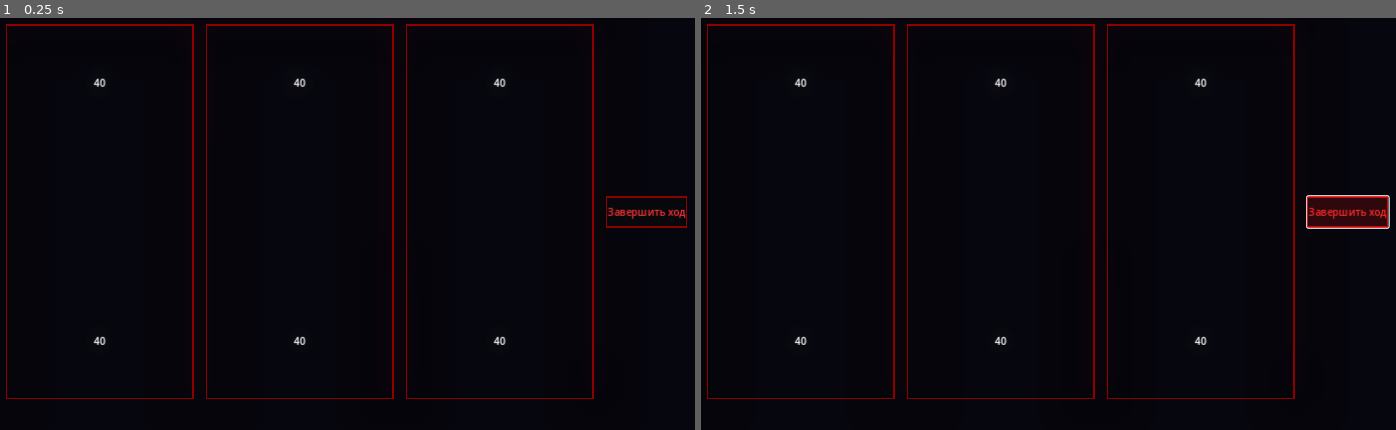
Above: before the commit, frames 1-2 (left to right).
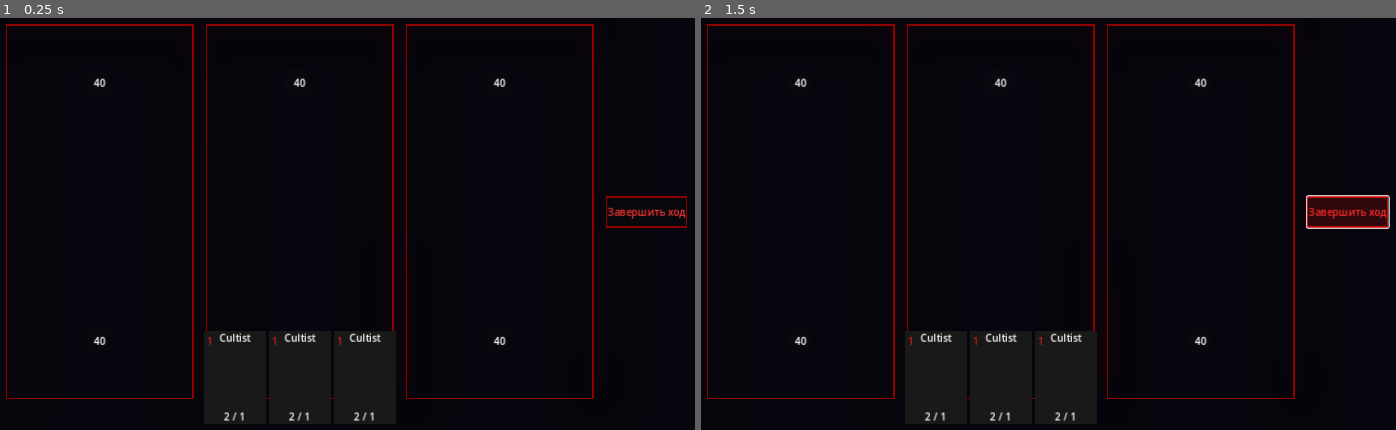
Above: after the commit, the same moments.

Repository: Lassus01/sushestvo
Game: Godot game, scene res://scenes/Combat/CombatScene.tscn
Same seed, same stepped clock (60 frames per second), same inputs: the game is played once before the commit and once after it. This scene is started directly instead of the project's main scene.
Inputs:
- Up to frame 1 (0.25 s): no input
- Up to frame 2 (1.5 s): click "Завершить ход" at 0.5 s; click "Завершить ход" at 1.25 s

The runs differ from the first frame. In frame 1, 0.5% of the frame differs, in the area x 29-57%, y 75-98%; in frame 2, 0.5%.

Commit message:
🎨 Palette: Roadmap stage implementation (resources, drag/drop, dialogic base)
Co-authored-by: Lassus01 <146187747+Lassus01@users.noreply.github.com>

Diff:
--- /dev/null
+++ b/resources/cards/Cultist.tres
@@ -0,0 +1,11 @@
+[gd_resource type="Resource" script_class="CardResource" load_steps=2 format=3 uid="uid://cxab35g"]
+
+[ext_resource type="Script" path="res://src/CardResource.gd" id="1_1"]
+
+[resource]
+script = ExtResource("1_1")
+card_name = "Cultist"
+blood_cost = 1
+attack = 2
+health = 1
+traits = Array[String]([])
--- /dev/null
+++ b/scenes/Combat/CardVisual.tscn
@@ -0,0 +1,74 @@
+[gd_scene load_steps=2 format=3 uid="uid://df7k3m9"]
+
+[ext_resource type="Script" path="res://src/CardVisual.gd" id="1_a2b3"]
+
+[node name="CardVisual" type="Control"]
+custom_minimum_size = Vector2(100, 150)
+layout_mode = 3
+anchors_preset = 0
+script = ExtResource("1_a2b3")
+
+[node name="Background" type="ColorRect" parent="."]
+layout_mode = 1
+anchors_preset = 15
+anchor_right = 1.0
+anchor_bottom = 1.0
+grow_horizontal = 2
+grow_vertical = 2
+color = Color(0.1, 0.1, 0.1, 1)
+
+[node name="NameLabel" type="Label" parent="."]
+layout_mode = 1
+anchors_preset = 10
+anchor_right = 1.0
+offset_bottom = 23.0
+grow_horizontal = 2
+text = "Card Name"
+horizontal_alignment = 1
+
+[node name="CostLabel" type="Label" parent="."]
+layout_mode = 0
+offset_left = 5.0
+offset_top = 5.0
+offset_right = 45.0
+offset_bottom = 28.0
+theme_override_colors/font_color = Color(0.8, 0.1, 0.1, 1)
+text = "1"
+
+[node name="Art" type="TextureRect" parent="."]
+layout_mode = 1
+anchors_preset = 8
+anchor_left = 0.5
+anchor_top = 0.5
+anchor_right = 0.5
+anchor_bottom = 0.5
+offset_left = -40.0
+offset_top = -40.0
+offset_right = 40.0
+offset_bottom = 40.0
+grow_horizontal = 2
+grow_vertical = 2
+expand_mode = 1
+
+[node name="StatsContainer" type="HBoxContainer" parent="."]
+layout_mode = 1
+anchors_preset = 12
+anchor_top = 1.0
+anchor_right = 1.0
+anchor_bottom = 1.0
+offset_top = -25.0
+grow_horizontal = 2
+grow_vertical = 0
+alignment = 1
+
+[node name="AttackLabel" type="Label" parent="StatsContainer"]
+layout_mode = 2
+text = "1"
+
+[node name="Separator" type="Label" parent="StatsContainer"]
+layout_mode = 2
+text = "/"
+
+[node name="HealthLabel" type="Label" parent="StatsContainer"]
+layout_mode = 2
+text = "1"
--- a/scenes/Combat/CombatScene.tscn
+++ b/scenes/Combat/CombatScene.tscn
@@ -1,6 +1,7 @@
 [gd_scene load_steps=3 format=3 uid="uid://ccb2n0n814"]
 
 [ext_resource type="PackedScene" uid="uid://bcb1n0n813" path="res://scenes/Combat/BoardController.tscn" id="1_clt1"]
+[ext_resource type="Script" path="res://scenes/Combat/HandContainer.gd" id="2_hand_script"]
 
 [sub_resource type="Environment" id="Environment_1"]
 background_mode = 3
@@ -56,6 +57,7 @@
 [node name="PlayerUI" type="CanvasLayer" parent="."]
 
 [node name="HandContainer" type="HBoxContainer" parent="PlayerUI"]
+script = ExtResource("2_hand_script")
 anchors_preset = 7
 anchor_left = 0.5
 anchor_top = 1.0
--- /dev/null
+++ b/scenes/Combat/HandContainer.gd
@@ -0,0 +1,10 @@
+extends HBoxContainer
+
+func _ready():
+	# Placeholder: spawn some test cards
+	var test_card = load("res://resources/cards/Cultist.tres")
+	if test_card:
+		for i in range(3):
+			var visual = preload("res://scenes/Combat/CardVisual.tscn").instantiate()
+			visual.setup(test_card)
+			add_child(visual)
--- /dev/null
+++ b/scenes/Combat/Minion.tscn
@@ -0,0 +1,36 @@
+[gd_scene load_steps=2 format=3 uid="uid://d3m7k9a"]
+
+[ext_resource type="Script" path="res://src/Minion.gd" id="1_m3n9"]
+
+[node name="Minion" type="PanelContainer"]
+custom_minimum_size = Vector2(80, 120)
+script = ExtResource("1_m3n9")
+
+[node name="VBox" type="VBoxContainer" parent="."]
+layout_mode = 2
+
+[node name="Name" type="Label" parent="VBox"]
+layout_mode = 2
+text = "Minion"
+horizontal_alignment = 1
+
+[node name="Art" type="ColorRect" parent="VBox"]
+custom_minimum_size = Vector2(0, 40)
+layout_mode = 2
+color = Color(0.2, 0.2, 0.2, 1)
+
+[node name="HBox" type="HBoxContainer" parent="VBox"]
+layout_mode = 2
+alignment = 1
+
+[node name="Attack" type="Label" parent="VBox/HBox"]
+layout_mode = 2
+text = "1"
+
+[node name="Sep" type="Label" parent="VBox/HBox"]
+layout_mode = 2
+text = "/"
+
+[node name="Health" type="Label" parent="VBox/HBox"]
+layout_mode = 2
+text = "1"
--- a/src/BoardController.gd
+++ b/src/BoardController.gd
@@ -43,29 +43,30 @@
 			minion.prepare_for_turn()
 	_update_ui()
 
-func can_play_card(card_data: Dictionary, is_player: bool) -> bool:
+func can_play_card(card_data, is_player: bool) -> bool:
 	if is_player:
-		if current_mana < card_data.cost:
+		if current_mana < card_data.blood_cost:
 			return false
 		if player_minions.size() >= max_minions:
 			return false
 	return true
 
-func play_card(card_data: Dictionary, is_player: bool) -> void:
+func play_card(card_data, is_player: bool) -> void:
 	if not can_play_card(card_data, is_player):
 		return
 
 	if is_player:
-		current_mana -= card_data.cost
+		current_mana -= card_data.blood_cost
 
-	# Инстанцируем визуальный узел карты (заглушка)
-	# var minion_node = preload("res://scenes/Combat/Minion.tscn").instantiate()
-	# minion_node.setup(card_data)
+	var minion_node = preload("res://scenes/Combat/Minion.tscn").instantiate()
+	minion_node.setup(card_data)
 
-	# Заглушка для добавления логического узла
-	# if is_player:
-	# 	player_minions.append(minion_node)
-	# 	player_minions_container.add_child(minion_node)
+	if is_player:
+		player_minions.append(minion_node)
+		player_minions_container.add_child(minion_node)
+	else:
+		enemy_minions.append(minion_node)
+		enemy_minions_container.add_child(minion_node)
 
 	_update_ui()
 
@@ -114,3 +115,14 @@
 		player_altar_label.text = str(player_altar_health)
 	if enemy_altar_label:
 		enemy_altar_label.text = str(enemy_altar_health)
+
+func _can_drop_data(at_position: Vector2, data: Variant) -> bool:
+	if typeof(data) == TYPE_DICTIONARY and data.has("type") and data["type"] == "card":
+		return can_play_card(data["resource"], true)
+	return false
+
+func _drop_data(at_position: Vector2, data: Variant) -> void:
+	if typeof(data) == TYPE_DICTIONARY and data.has("type") and data["type"] == "card":
+		play_card(data["resource"], true)
+		if data.has("source") and is_instance_valid(data["source"]):
+			data["source"].queue_free()
--- /dev/null
+++ b/src/CardResource.gd
@@ -0,0 +1,14 @@
+class_name CardResource
+extends Resource
+
+@export var card_name: String = "Unknown Card"
+@export var art: Texture2D
+@export var blood_cost: int = 1
+@export var attack: int = 1
+@export var health: int = 1
+@export var traits: Array[String] = [] # e.g., "Taunt", "Charge"
+
+# Placeholder for a script/effect that could be executed
+# e.g. "Battlecry: deal 2 damage"
+# This might be expanded later
+@export var effect_script: Script
--- /dev/null
+++ b/src/CardVisual.gd
@@ -0,0 +1,39 @@
+class_name CardVisual
+extends Control
+
+@export var card_resource: CardResource
+
+@onready var name_label = $NameLabel
+@onready var cost_label = $CostLabel
+@onready var attack_label = $StatsContainer/AttackLabel
+@onready var health_label = $StatsContainer/HealthLabel
+@onready var art_rect = $Art
+
+func _ready():
+	if card_resource:
+		update_visuals()
+
+func setup(resource: CardResource):
+	card_resource = resource
+	update_visuals()
+
+func update_visuals():
+	if not is_node_ready():
+		return
+	if card_resource:
+		name_label.text = card_resource.card_name
+		cost_label.text = str(card_resource.blood_cost)
+		attack_label.text = str(card_resource.attack)
+		health_label.text = str(card_resource.health)
+		if card_resource.art:
+			art_rect.texture = card_resource.art
+
+func _get_drag_data(at_position: Vector2):
+	var drag_preview = Control.new()
+	var preview_card = load("res://scenes/Combat/CardVisual.tscn").instantiate()
+	preview_card.setup(card_resource)
+	preview_card.position = -preview_card.custom_minimum_size / 2
+	drag_preview.add_child(preview_card)
+	set_drag_preview(drag_preview)
+
+	return { "type": "card", "resource": card_resource, "source": self }
--- a/src/GameManager.gd
+++ b/src/GameManager.gd
@@ -20,8 +20,17 @@
 signal state_changed(new_state: GameState)
 signal sanity_changed(new_amount: int)
 
+
 func _ready() -> void:
 	print("GameManager initialized. Dark Rituals begin.")
+
+func start_dialogue(timeline: String) -> void:
+	if Engine.has_singleton("Dialogic"):
+		var dialog = ClassDB.instantiate("Dialogic")
+		# This requires dialogic integration for Godot 4, for now just print
+		print("Starting timeline: ", timeline)
+		# Dialogic.start(timeline)
+
 
 func enter_node(node_data: Dictionary) -> void:
 	# node_data содержит инфу из MapGenerator
--- /dev/null
+++ b/src/Minion.gd
@@ -0,0 +1,39 @@
+class_name Minion
+extends PanelContainer
+
+var attack: int = 0
+var health: int = 0
+var max_health: int = 0
+var minion_name: String = ""
+
+@onready var name_label = $VBox/Name
+@onready var attack_label = $VBox/HBox/Attack
+@onready var health_label = $VBox/HBox/Health
+
+
+func _ready():
+	update_ui()
+
+func setup(card: CardResource):
+	minion_name = card.card_name
+	attack = card.attack
+	health = card.health
+	max_health = health
+	update_ui()
+
+func prepare_for_turn():
+	pass
+
+func take_damage(amount: int):
+	health -= amount
+	update_ui()
+	if health <= 0:
+		die()
+
+func die():
+	queue_free()
+
+func update_ui():
+	if name_label: name_label.text = minion_name
+	if attack_label: attack_label.text = str(attack)
+	if health_label: health_label.text = str(health)
Not shown, changed: .gitignore
